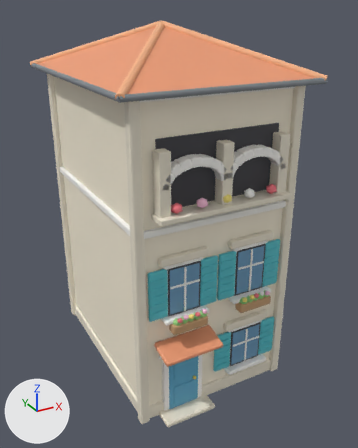
A saved change to the Blender file source-art/bayview/house_d.blend.
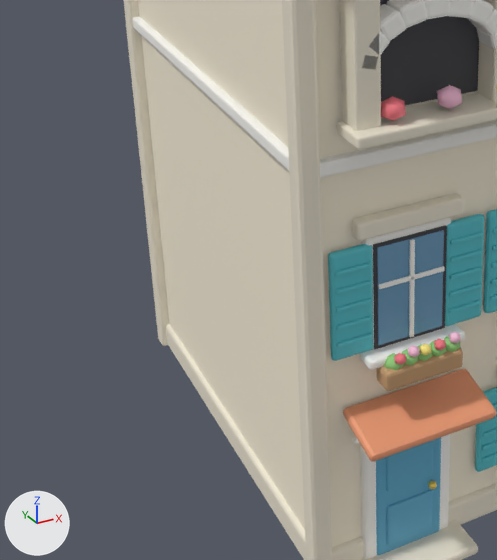
There are two pictures of each version: one whole from a 50 mm lens placed at (-7.51, -14.78, 12.32), pointed at (0.27, -0.63, 5.24), one close up on the part from 0% to 62% of the width and 36% to 92% of the height. Lighting does not change. The marker at lower left points along +X, +Y and +Z. The older version's two pictures come first.

Objects in the first close-up: 'Visual'.
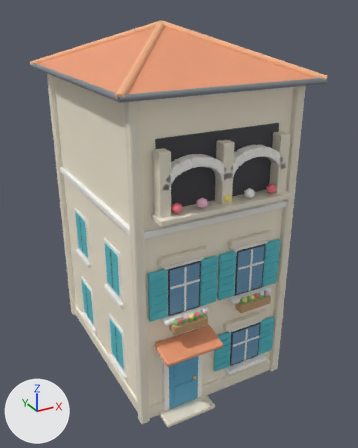
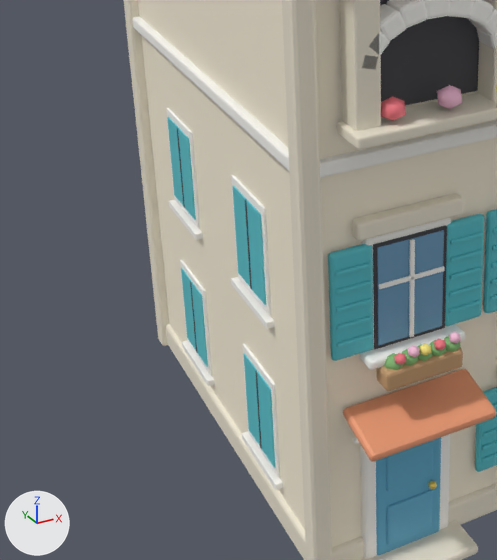
Boxes [x1, y1, x2, y2] around the edits, measured in the close-ups (497 x 560 px):
part 1 of me_cube, added
    after: [243, 344, 280, 476]
part 2 of me_cube, added (cyan)
    after: [257, 372, 275, 467]
part 3 of me_cube, added (cyan)
    after: [244, 354, 260, 446]
part 4 of me_cube, added
    after: [255, 371, 262, 449]
part 5 of me_cube, added
    after: [242, 431, 283, 490]
part 6 of me_cube, added
    after: [180, 260, 212, 375]
part 7 of me_cube, added (cyan)
    after: [191, 282, 208, 367]
part 8 of me_cube, added (cyan)
    after: [181, 268, 196, 350]
part 9 of me_cube, added
    after: [190, 281, 197, 352]
part 10 of me_cube, added
    after: [182, 340, 215, 386]
part 11 of me_cube, added
    after: [231, 175, 271, 315]
part 12 of me_cube, added (cyan)
    after: [246, 200, 266, 305]
part 13 of me_cube, added (cyan)
    after: [233, 186, 250, 286]
part 14 of me_cube, added
    after: [245, 199, 252, 289]
part 15 of me_cube, added
    after: [231, 277, 275, 329]
part 16 of me_cube, added
    after: [166, 108, 200, 228]
part 17 of me_cube, added (cyan)
    after: [178, 128, 196, 220]
part 18 of me_cube, added (cyan)
    after: [167, 117, 183, 205]
part 19 of me_cube, added
    after: [177, 128, 185, 208]
part 20 of me_cube, added
    after: [169, 200, 203, 240]

Patch to the scene script:
```diff
--- a/source-art/bayview/house_d.blend.py
+++ b/source-art/bayview/house_d.blend.py
@@ me_cube @@
 # used by ob_visual; location = (0.0, 0.0, 5.2)
-me_cube.from_pydata(...)  # 8590 vertices, 8469 faces; spans x -3.24..3.24, y -4.39..4.12, z -5.24..6.71
+me_cube.from_pydata(...)  # 8910 vertices, 8709 faces; spans x -3.24..3.24, y -4.39..4.12, z -5.24..6.71
+# me_cube part 1: a new loose piece, a box spanning x -2.64..-2.6, y -2.1..-0.9, z -4.35..-2.65, in mat_whitetrim (white #fcfaf6)
+# me_cube part 2: a new loose piece, a box spanning x -2.66..-2.63, y -2.02..-1.52, z -4.225..-2.775, in mat_tint_shutter (cyan #59c4ce)
+# me_cube part 3: a new loose piece, a box spanning x -2.66..-2.63, y -1.48..-0.98, z -4.225..-2.775, in mat_tint_shutter (cyan #59c4ce)
+# me_cube part 4: a new loose piece, a box spanning x -2.667..-2.657, y -1.52..-1.48, z -4.225..-2.775, in mat_black (dark grey #3f3f45)
+# me_cube part 5: a new loose piece, a box spanning x -2.72..-2.6, y -2.2..-0.8, z -4.5..-4.4, in mat_whitetrim (white #fcfaf6)
+# me_cube part 6: a new loose piece, a box spanning x -2.64..-2.6, y 0.9..2.1, z -4.35..-2.65, in mat_whitetrim (white #fcfaf6)
+# me_cube part 7: a new loose piece, a box spanning x -2.66..-2.63, y 0.98..1.48, z -4.225..-2.775, in mat_tint_shutter (cyan #59c4ce)
+# me_cube part 8: a new loose piece, a box spanning x -2.66..-2.63, y 1.52..2.02, z -4.225..-2.775, in mat_tint_shutter (cyan #59c4ce)
+# me_cube part 9: a new loose piece, a box spanning x -2.667..-2.657, y 1.48..1.52, z -4.225..-2.775, in mat_black (dark grey #3f3f45)
+# me_cube part 10: a new loose piece, a box spanning x -2.72..-2.6, y 0.8..2.2, z -4.5..-4.4, in mat_whitetrim (white #fcfaf6)
+# me_cube part 11: a new loose piece, a box spanning x -2.64..-2.6, y -2.1..-0.9, z -1.45..0.25, in mat_whitetrim (white #fcfaf6)
+# me_cube part 12: a new loose piece, a box spanning x -2.66..-2.63, y -2.02..-1.52, z -1.325..0.125, in mat_tint_shutter (cyan #59c4ce)
+# me_cube part 13: a new loose piece, a box spanning x -2.66..-2.63, y -1.48..-0.98, z -1.325..0.125, in mat_tint_shutter (cyan #59c4ce)
+# me_cube part 14: a new loose piece, a box spanning x -2.667..-2.657, y -1.52..-1.48, z -1.325..0.125, in mat_black (dark grey #3f3f45)
+# me_cube part 15: a new loose piece, a box spanning x -2.72..-2.6, y -2.2..-0.8, z -1.6..-1.5, in mat_whitetrim (white #fcfaf6)
+# me_cube part 16: a new loose piece, a box spanning x -2.64..-2.6, y 0.9..2.1, z -1.45..0.25, in mat_whitetrim (white #fcfaf6)
+# me_cube part 17: a new loose piece, a box spanning x -2.66..-2.63, y 0.98..1.48, z -1.325..0.125, in mat_tint_shutter (cyan #59c4ce)
+# me_cube part 18: a new loose piece, a box spanning x -2.66..-2.63, y 1.52..2.02, z -1.325..0.125, in mat_tint_shutter (cyan #59c4ce)
+# me_cube part 19: a new loose piece, a box spanning x -2.667..-2.657, y 1.48..1.52, z -1.325..0.125, in mat_black (dark grey #3f3f45)
+# me_cube part 20: a new loose piece, a box spanning x -2.72..-2.6, y 0.8..2.2, z -1.6..-1.5, in mat_whitetrim (white #fcfaf6)
+# other edits to the shape of me_cube do not show in these pictures
 me_cube.materials.append(mat_tint_wall)
```
